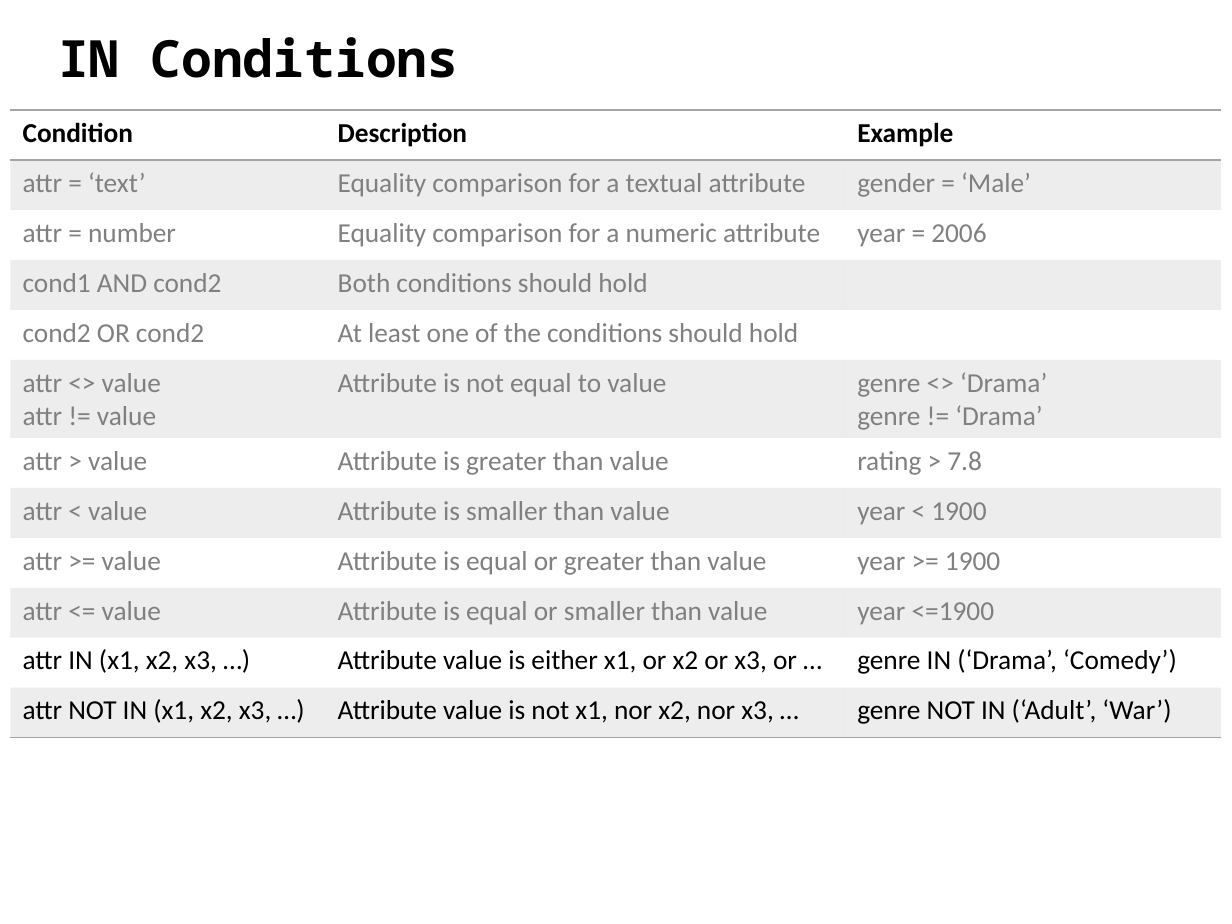
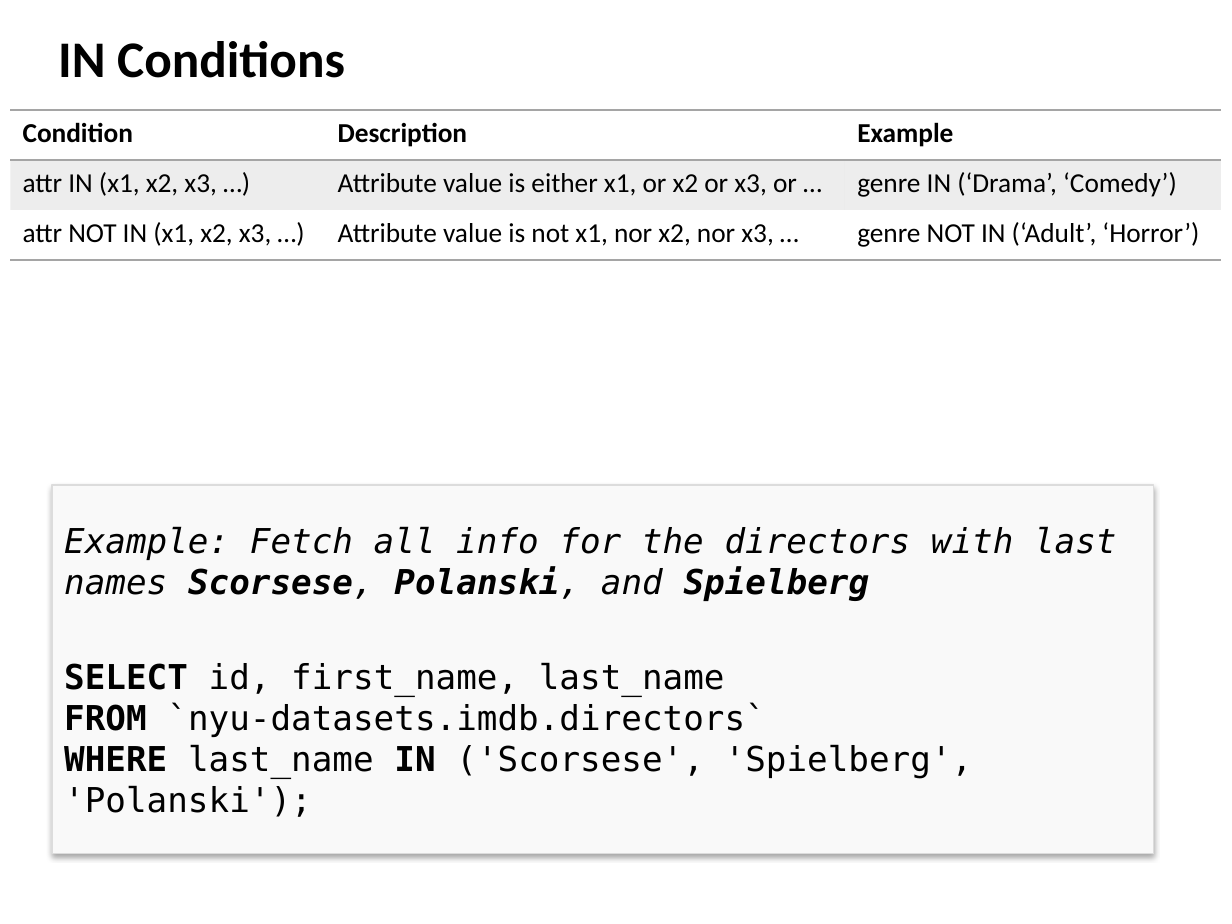
Before and after one commit to ipeirotis/introduction-to-databases, a slide deck: slide 10 of session3/B3-SQL_Filtering.pptx (slide 9 before the commit). Drawn at 1232x924 pixels with LibreOffice and Linux fonts; fonts in the diff are those of the drawing. Boxes give left, top, right and bottom in pixels: in the first picture for what was removed or moved away, otherwise in the second. Text is boxed around its words. In the diff, an @@ line names an element or a change of style, - is before the commit and + after.

```diff
--- a/session3/B3-SQL_Filtering.pptx
+++ b/session3/B3-SQL_Filtering.pptx
@@ text "IN Conditions" at (58,41,345,78): font Noto Sans Mono to Calibri @@
@@ table at (10,110,1221,260) @@
-row 2: attr = ‘text’ | Equality comparison for a textual attribute | gender = ‘Male’
-row 3: attr = number | Equality comparison for a numeric attribute | year = 2006
-row 4: cond1 AND cond2 | Both conditions should hold | 
-row 5: cond2 OR cond2 | At least one of the conditions should hold | 
-row 6: attr <> value attr != value | Attribute is not equal to value | genre <> ‘Drama’ genre != ‘Drama’
-row 7: attr > value | Attribute is greater than value | rating > 7.8
-row 8: attr < value | Attribute is smaller than value | year < 1900
-row 9: attr >= value | Attribute is equal or greater than value | year >= 1900
-row 10: attr <= value | Attribute is equal or smaller than value | year <=1900
-row 3, column 3: genre NOT IN (‘Adult’, ‘War’)
+row 3, column 3: genre NOT IN (‘Adult’, ‘Horror’)
@@ rectangle added at (52,485,1153,854), fill #F9F9F9, outline #DCDCDC 0.75 pt, 20 pt, text #000000 @@
+Example: Fetch all info for the directors with last names Scorsese, Polanski, and Spielberg
+SELECT id, first_name, last_name
+FROM `nyu-datasets.imdb.directors`
+WHERE last_name IN ('Scorsese', 'Spielberg', 'Polanski');
```
Also in this commit, not shown: 21 other slides changed, 2 slides added, 3 slides removed.
